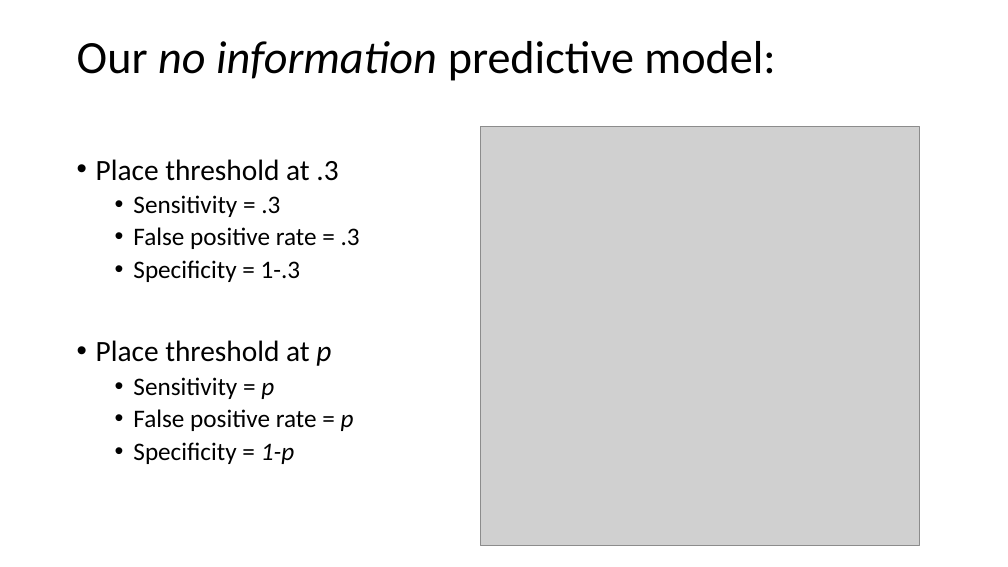
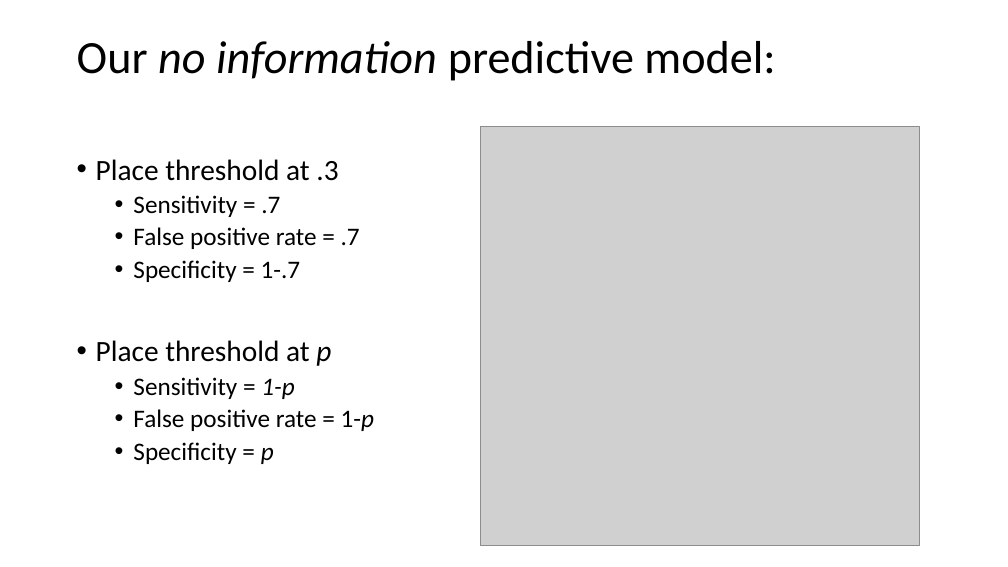
Before and after one commit to mengelhard/mmci_applied_ds, a slide deck: slide 14 of lectures/ll3.pptx. Drawn at 1008x567 pixels with LibreOffice and Linux fonts; fonts in the diff are those of the drawing; grey boxes stand for pictures. Boxes give left, top, right and bottom in pixels: in the first picture for what was removed or moved away, otherwise in the second. Text is boxed around its words. In the diff, an @@ line names an element or a change of style, - is before the commit and + after.

```diff
--- a/lectures/ll3.pptx
+++ b/lectures/ll3.pptx
@@ text at (133,195,360,282): text changed @@
-  • Sensitivity = .3
-  • False positive rate = .3
-  • Specificity = 1-.3
+  • Sensitivity = .7
+  • False positive rate = .7
+  • Specificity = 1-.7
@@ text at (133,377,374,464): text changed @@
-  • Sensitivity = p
-  • False positive rate = p
-  • Specificity = 1-p
+  • Sensitivity = 1-p
+  • False positive rate = 1-p
+  • Specificity = p
```
Also in this commit, not shown: 1 other file.
